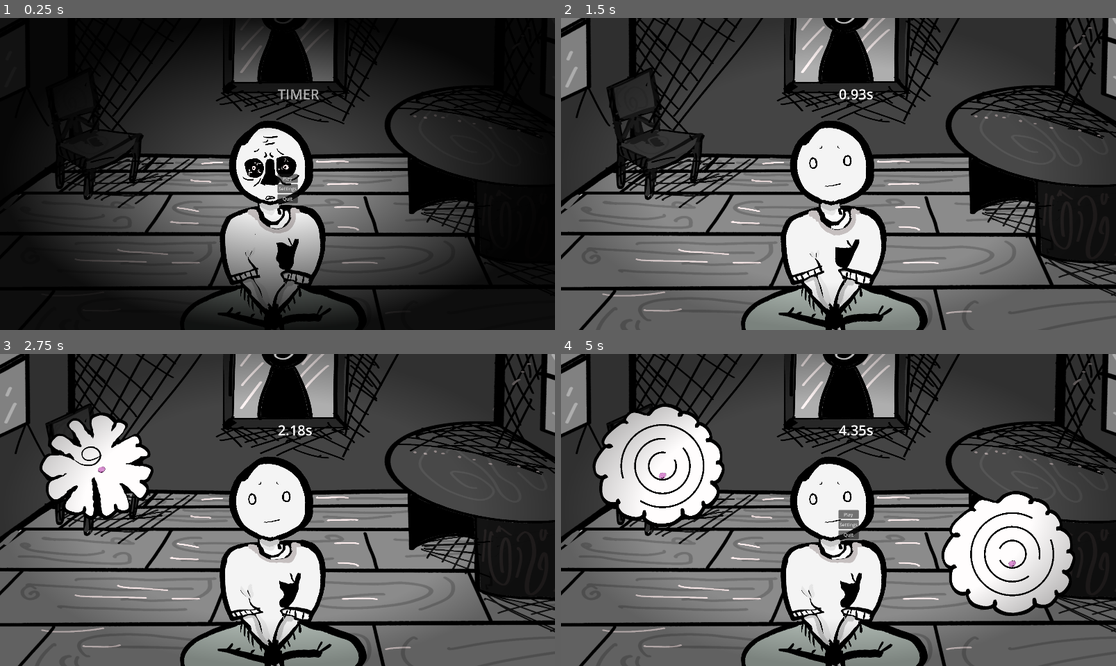
Above: before the commit, frames 1-4 (two rows, left to right).
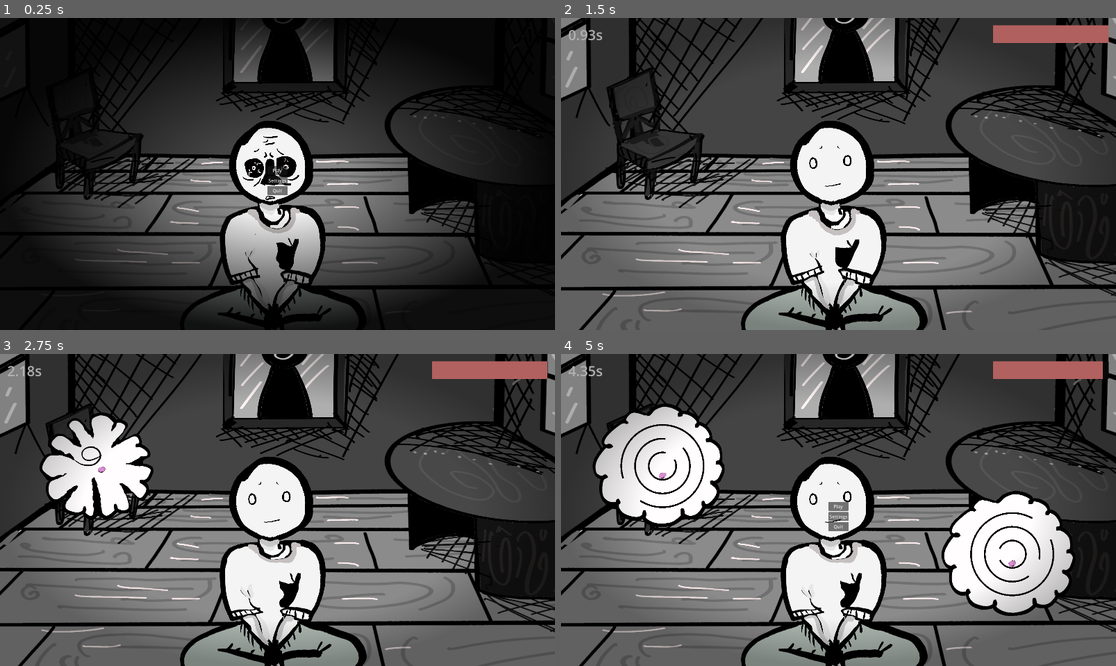
Above: after the commit, the same moments.

Repository: alilley96/gwj-097-imminent-doom
Game: Godot game, scene res://main/game.tscn
Same seed, same stepped clock (60 frames per second), same inputs: the game is played once before the commit and once after it.
Inputs (mouse positions are in pixels of both pictures, inside the frame that each line leads up to):
- Up to frame 1 (0.25 s): no input
- Up to frame 2 (1.5 s): click "Play" at 0.5 s; move the mouse to (960, 158) at 1.27 s; hold Mouse wheel down (rotate_clockwise) from 1.28 s (still down)
- Up to frame 3 (2.75 s): move the mouse to (166, 525) at 2.02 s; release Mouse wheel down (rotate_clockwise) at 2.03 s; tap Mouse wheel up (rotate_counter_clockwise) at 2.1 s
- Up to frame 4 (5 s): move the mouse to (894, 441) at 2.77 s; hold Mouse wheel down (rotate_clockwise) 2.78-3.53 s; move the mouse to (810, 572) at 3.52 s; tap Mouse wheel up (rotate_counter_clockwise) at 3.6 s; move the mouse to (1005, 556) at 4.27 s; hold Mouse wheel down (rotate_clockwise) from 4.28 s (still down); tap Escape (pause) at 4.9 s

The runs differ from the first frame. In frame 1, 0.4% of the frame differs, in the area x 48-58%, y 22-60%; in frame 2, 1.4%; in frame 3, 1.4%; in frame 4, 1.8%, in the area x 1-99%, y 2-60%.

Commit message:
hud with health progress bar

Diff:
--- /dev/null
+++ b/hud/hud.tscn
@@ -0,0 +1,62 @@
+[gd_scene format=3 uid="uid://d2wrxadfvkcb6"]
+
+[ext_resource type="Script" uid="uid://d4k0134v3jkn2" path="res://hud/hud_controller.gd" id="1_6ca3a"]
+
+[sub_resource type="LabelSettings" id="LabelSettings_6ca3a"]
+font_size = 48
+
+[sub_resource type="StyleBoxFlat" id="StyleBoxFlat_ompsl"]
+bg_color = Color(0.047557652, 0.047557652, 0.047557607, 1)
+
+[sub_resource type="StyleBoxFlat" id="StyleBoxFlat_yu8fu"]
+bg_color = Color(0.9904786, 0.54202944, 0.5311309, 1)
+
+[node name="Hud" type="CanvasLayer" unique_id=1249431293 node_paths=PackedStringArray("timer_label", "high_score_label", "health_bar")]
+script = ExtResource("1_6ca3a")
+timer_label = NodePath("Control/MarginContainer/HBoxContainer/TimerLabel")
+high_score_label = NodePath("")
+health_bar = NodePath("Control/MarginContainer/HBoxContainer/BoxContainer/HealthBar")
+metadata/_custom_type_script = "uid://d4k0134v3jkn2"
+
+[node name="Control" type="Control" parent="." unique_id=1907286180]
+layout_mode = 3
+anchors_preset = 15
+anchor_right = 1.0
+anchor_bottom = 1.0
+grow_horizontal = 2
+grow_vertical = 2
+mouse_filter = 2
+
+[node name="MarginContainer" type="MarginContainer" parent="Control" unique_id=1314685983]
+layout_mode = 1
+anchors_preset = 10
+anchor_right = 1.0
+offset_bottom = 117.0
+grow_horizontal = 2
+theme_override_constants/margin_left = 25
+theme_override_constants/margin_top = 25
+theme_override_constants/margin_right = 25
+theme_override_constants/margin_bottom = 25
+
+[node name="HBoxContainer" type="HBoxContainer" parent="Control/MarginContainer" unique_id=1460754067]
+layout_mode = 2
+
+[node name="TimerLabel" type="Label" parent="Control/MarginContainer/HBoxContainer" unique_id=686408693]
+layout_mode = 2
+size_flags_horizontal = 3
+label_settings = SubResource("LabelSettings_6ca3a")
+
+[node name="BoxContainer" type="BoxContainer" parent="Control/MarginContainer/HBoxContainer" unique_id=525295099]
+custom_minimum_size = Vector2(400, 0)
+layout_mode = 2
+size_flags_horizontal = 8
+
+[node name="HealthBar" type="ProgressBar" parent="Control/MarginContainer/HBoxContainer/BoxContainer" unique_id=1487591945]
+custom_minimum_size = Vector2(0, 61.985)
+layout_mode = 2
+size_flags_horizontal = 3
+theme_override_font_sizes/font_size = 48
+theme_override_styles/background = SubResource("StyleBoxFlat_ompsl")
+theme_override_styles/fill = SubResource("StyleBoxFlat_yu8fu")
+value = 50.0
+show_percentage = false
--- /dev/null
+++ b/hud/hud_controller.gd
@@ -0,0 +1,33 @@
+class_name HudController
+extends CanvasLayer
+
+# Exports ----------------------------------------------------------------
+
+@export var timer_label: Label
+@export var health_bar: ProgressBar
+
+
+# Lifecycle Functions ----------------------------------------------------------------
+
+func _ready() -> void:
+	disable()
+
+
+# Public functions ----------------------------------------------------------------
+
+func enable() -> void:
+	timer_label.visible = true
+	health_bar.visible = true
+
+
+func disable() -> void:
+	timer_label.visible = false
+	health_bar.visible = false
+
+
+func update_health(health: float) -> void:
+	health_bar.value = health
+
+
+func update_timer(timer: float) -> void:
+	timer_label.text = String.num(timer, 2) + "s"
--- a/main/game.tscn
+++ b/main/game.tscn
@@ -2,9 +2,10 @@
 
 [ext_resource type="Script" uid="uid://cjj4pg2rc7q6r" path="res://main/game_controller.gd" id="1_63c7r"]
 [ext_resource type="Script" uid="uid://desrwj3job6fl" path="res://main/input_controller.gd" id="2_2fwfh"]
-[ext_resource type="PackedScene" uid="uid://dlwg5jydjjscs" path="res://main/ui.tscn" id="2_jc0vi"]
+[ext_resource type="PackedScene" uid="uid://dlwg5jydjjscs" path="res://ui/ui.tscn" id="2_jc0vi"]
 [ext_resource type="Script" uid="uid://b5nftxjid3qwf" path="res://main/spiral_controller.gd" id="3_3qcir"]
 [ext_resource type="PackedScene" uid="uid://cp8jissxbhjia" path="res://player/player.tscn" id="3_46yon"]
+[ext_resource type="PackedScene" uid="uid://d2wrxadfvkcb6" path="res://hud/hud.tscn" id="3_yu8fu"]
 [ext_resource type="Script" uid="uid://0amdo28kdbaj" path="res://main/audio_controller.gd" id="4_v3ojx"]
 [ext_resource type="PackedScene" uid="uid://btlu6np2304x1" path="res://spiral_spawn_point/spiral_spawn_point.tscn" id="4_vfw6y"]
 [ext_resource type="Script" uid="uid://dhbmaypx5uckv" path="res://main/effects_controller.gd" id="5_4u4fy"]
@@ -67,22 +68,21 @@
 shader_parameter/inner_radius = 0.25
 shader_parameter/outer_radius = 1.0
 
-[sub_resource type="LabelSettings" id="LabelSettings_4u4fy"]
-font_size = 48
-
-[node name="Game" type="Node2D" unique_id=2020320118 node_paths=PackedStringArray("input_controller", "spiral_controller", "ui_controller", "effects_controller", "audio_controller", "player", "timer_label")]
+[node name="Game" type="Node2D" unique_id=2020320118 node_paths=PackedStringArray("input_controller", "spiral_controller", "ui_controller", "effects_controller", "audio_controller", "hud_controller", "player")]
 script = ExtResource("1_63c7r")
 input_controller = NodePath("InputController")
 spiral_controller = NodePath("SpiralController")
 ui_controller = NodePath("Ui")
 effects_controller = NodePath("EffectsController")
 audio_controller = NodePath("AudioController")
+hud_controller = NodePath("Hud")
 player = NodePath("Player")
-timer_label = NodePath("TimerLabel")
 metadata/_custom_type_script = "uid://cjj4pg2rc7q6r"
 
 [node name="Ui" parent="." unique_id=2001136355 instance=ExtResource("2_jc0vi")]
 z_index = 10
+
+[node name="Hud" parent="." unique_id=1249431293 instance=ExtResource("3_yu8fu")]
 
 [node name="InputController" type="Node" parent="." unique_id=340821141]
 script = ExtResource("2_2fwfh")
@@ -150,14 +150,6 @@
 anchor_bottom = 1.0
 grow_horizontal = 2
 grow_vertical = 2
+size_flags_horizontal = 4
+size_flags_vertical = 4
 mouse_filter = 2
-
-[node name="TimerLabel" type="Label" parent="." unique_id=1408114123]
-offset_left = 1.0
-offset_top = -310.0
-offset_right = 250.0
-offset_bottom = 66.0
-size_flags_horizontal = 0
-text = "TIMER"
-label_settings = SubResource("LabelSettings_4u4fy")
-metadata/_edit_use_anchors_ = true
--- a/main/game_controller.gd
+++ b/main/game_controller.gd
@@ -8,8 +8,8 @@
 @export var ui_controller: UIController
 @export var effects_controller: EffectsController
 @export var audio_controller: AudioController
+@export var hud_controller: HudController
 @export var player: Player
-@export var timer_label: Label
 
 
 # Private Variables ----------------------------------------------------------------
@@ -17,6 +17,7 @@
 var _game_over: bool = true
 var _game_paused: bool = true
 var _game_timer: float = 0.0
+var _high_score: float = 0.0
 
 
 # Lifecycle Functions ----------------------------------------------------------------
@@ -48,7 +49,9 @@
 	effects_controller.tick(delta)
 
 	_game_timer += delta
-	timer_label.text = String.num(_game_timer, 2) + "s"
+
+	hud_controller.update_health(player.health)
+	hud_controller.update_timer(_game_timer)
 
 
 # Private functions ----------------------------------------------------------------
@@ -63,6 +66,8 @@
 
 	_game_timer = 0.0
 	audio_controller.play_music("content")
+
+	hud_controller.enable()
 
 
 func _quit() -> void:
@@ -87,6 +92,9 @@
 func _set_game_over() -> void:
 	_pause(true)
 	_game_over = true
+
+	if _game_timer > _high_score:
+		_high_score = _game_timer
 
 	ui_controller.visible = true
 
--- a/player/player.gd
+++ b/player/player.gd
@@ -14,9 +14,13 @@
 @export var face_sprite: AnimatedSprite2D
 
 
+# Public variables ----------------------------------------------------------------
+
+var health: float = max_health
+
+
 # Private variables ----------------------------------------------------------------
 
-var _health: float = max_health
 var _current_state: PlayerState = PlayerStates.CONTENT
 
 
@@ -30,20 +34,20 @@
 # Public Functions ----------------------------------------------------------------
 
 func apply_damage(amount: float) -> void:
-	_health -= amount
-	if _health <= 0.0:
+	health -= amount
+	if health <= 0.0:
 		no_health.emit()
 
 
 func regen_health(amount: float) -> void:
-	_health += amount
-	if _health > max_health:
-		_health = max_health
+	health += amount
+	if health > max_health:
+		health = max_health
 
 
 func tick() -> void:
 	for state in PlayerStates.STATES:
-		if _health < state.health_threshold:
+		if health < state.health_threshold:
 			var next_state = state
 			if next_state != _current_state:
 				state_changed.emit(state)
--- a/player/states/player_state.gd
+++ b/player/states/player_state.gd
@@ -10,10 +10,6 @@
 var vignette_inner_radius: float
 var vignette_outer_radius: float
 var vignette_opacity: float
-
-# placeholders
-var background: Texture2D
-var music: AudioStream
 
 
 # Public functions ----------------------------------------------------------------
--- a/project.godot
+++ b/project.godot
@@ -14,6 +14,10 @@
 run/main_scene="uid://c44th7ui0g8og"
 config/features=PackedStringArray("4.7", "GL Compatibility")
 config/icon="res://icon.svg"
+
+[audio]
+
+buses/default_bus_layout="uid://b0ndmsvmrmw66"
 
 [display]
 
--- a/main/ui.tscn
+++ b/ui/ui.tscn
@@ -1,6 +1,6 @@
 [gd_scene format=3 uid="uid://dlwg5jydjjscs"]
 
-[ext_resource type="Script" uid="uid://chc1iuf4dtkdr" path="res://main/ui_controller.gd" id="1_1t8g0"]
+[ext_resource type="Script" uid="uid://chc1iuf4dtkdr" path="res://ui/ui_controller.gd" id="1_1t8g0"]
 
 [node name="Ui" type="Control" unique_id=2001136355 node_paths=PackedStringArray("play_button", "settings_button", "quit_button")]
 z_index = 9
@@ -13,11 +13,22 @@
 metadata/_custom_type_script = "uid://chc1iuf4dtkdr"
 
 [node name="MarginContainer" type="MarginContainer" parent="." unique_id=753626319]
-layout_mode = 0
-offset_right = 40.0
-offset_bottom = 40.0
+layout_mode = 1
+anchors_preset = 15
+anchor_right = 1.0
+anchor_bottom = 1.0
+grow_horizontal = 2
+grow_vertical = 2
+
+[node name="BoxContainer" type="BoxContainer" parent="MarginContainer" unique_id=1470459128]
+layout_mode = 2
+size_flags_vertical = 0
 
 [node name="VBoxContainer" type="VBoxContainer" parent="MarginContainer" unique_id=1770069394]
+layout_mode = 2
+
+[node name="MarginContainer" type="MarginContainer" parent="MarginContainer/VBoxContainer" unique_id=2011785854]
+custom_minimum_size = Vector2(0, 39.85)
 layout_mode = 2
 
 [node name="PlayButton" type="Button" parent="MarginContainer/VBoxContainer" unique_id=799583962]
Not shown, added: hud/hud_controller.gd.uid
Binary file added: ui/assets/button_start.png
Not shown, added: ui/assets/button_start.png.import
Binary file added: ui/assets/logo_spiral.png
Not shown, added: ui/assets/logo_spiral.png.import
Binary file added: ui/assets/logo_thought.png
Not shown, added: ui/assets/logo_thought.png.import
Renamed: main/ui_controller.gd -> ui/ui_controller.gd
Renamed: main/ui_controller.gd.uid -> ui/ui_controller.gd.uid
